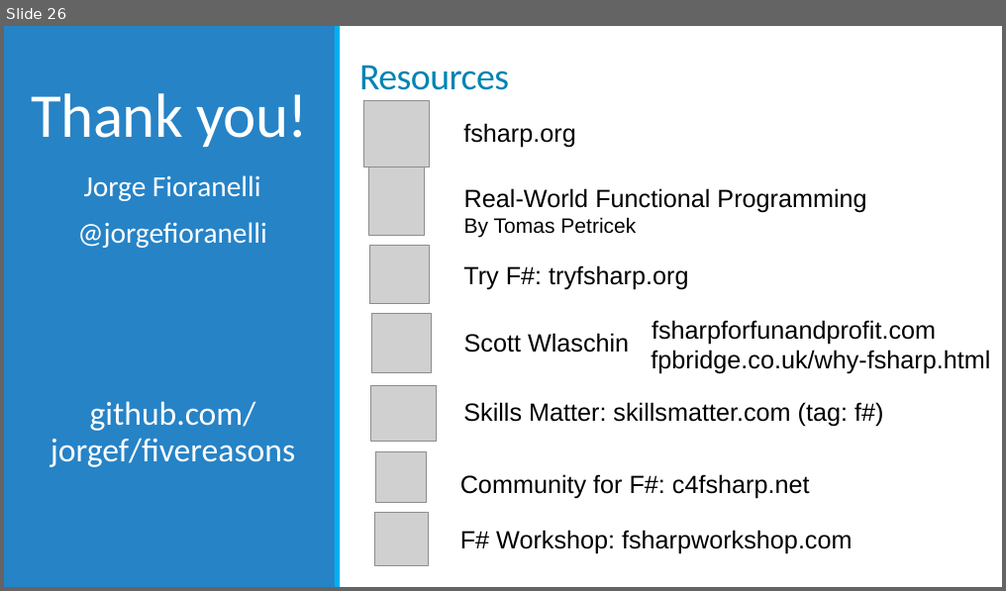
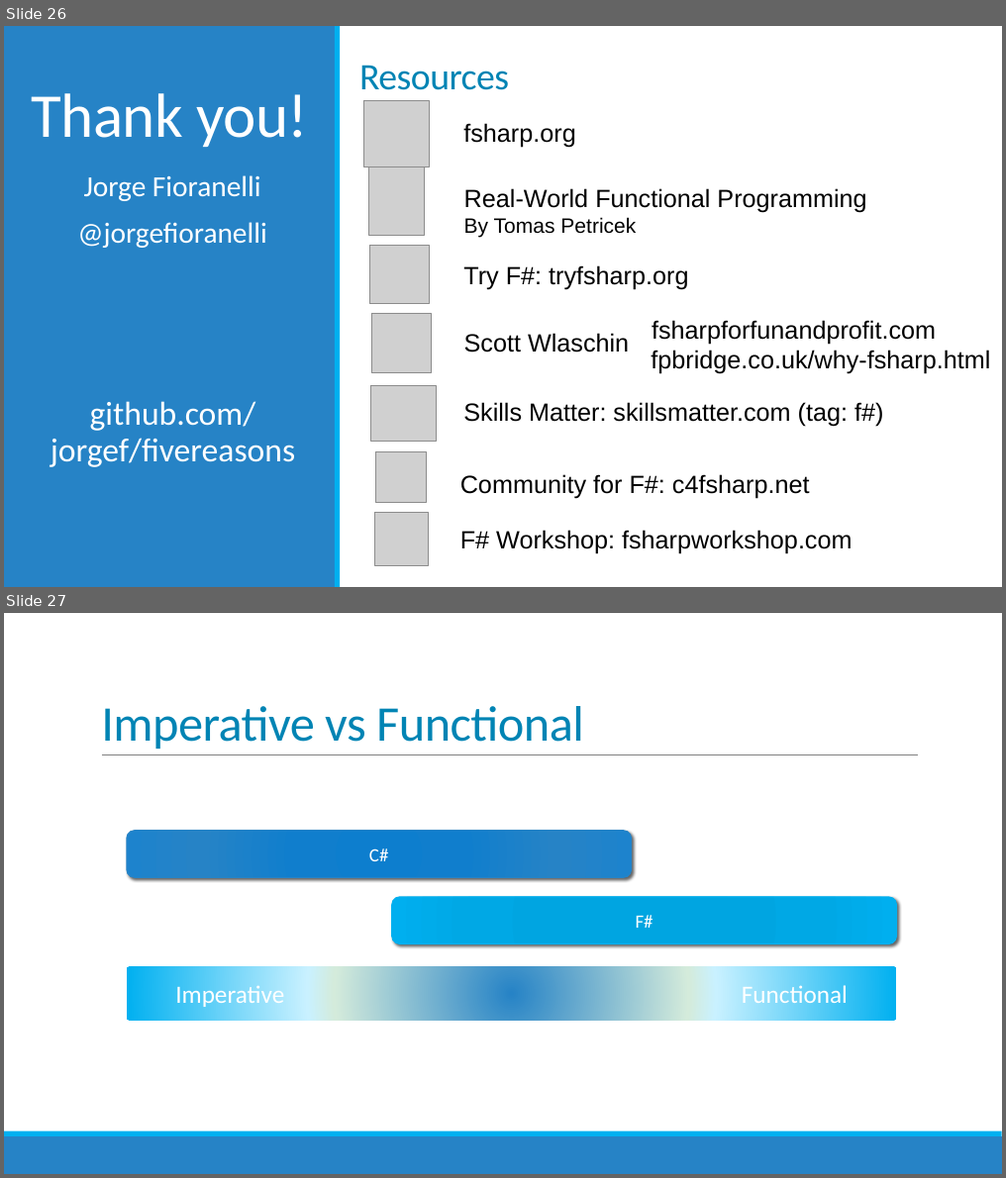
Before and after one commit to jorgef/fivereasons, a slide deck: FiveReasons.pptx. Shown one above the other, each under a label of ours: slide 26 before the commit, slides 26 and 27 after it. The pictures are 1006x591 and 1006x1178 pixels, drawn with LibreOffice and Linux fonts; fonts in the diff are those of the drawing; grey boxes stand for pictures. Boxes give left, top, right and bottom in pixels: in the first picture for what was removed or moved away, otherwise in the second. Text is boxed around its words. In the diff, an @@ line names an element or a change of style, - is before the commit and + after.

```diff
--- a/FiveReasons.pptx
+++ b/FiveReasons.pptx
@@ slide 27 added at bbox=[4, 613, 1002, 1174], background #FFFFFF @@
@@ title added at bbox=[101, 706, 584, 749], 48 pt, text #0084B4 @@
+Imperative vs Functional
@@ line added from (102, 756) to (918, 756), #808080 0.5 pt @@
@@ rounded rectangle added at bbox=[127, 831, 632, 878], fill gradient #0D7ECF to #117ECD to #2683C6 to #1E84CE, outline #2683C6 1 pt, 18 pt, text #FFFFFF @@
+C#
@@ rounded rectangle added at bbox=[392, 897, 896, 945], fill gradient #00A4E0 to #00A6E2 to #00A8E5 to #00B0F0, outline #00B0F0 1 pt, 18 pt, text #FFFFFF @@
+F#
@@ rectangle added at bbox=[127, 967, 897, 1020], fill gradient #2683C6 to #D4EBDB to #C9F1FF to #00B0F0, 24 pt, text #FFFFFF @@
+Imperative Functional
@@ rectangle added at bbox=[4, 1137, 1002, 1174], fill #2683C6 @@
@@ rectangle added at bbox=[4, 1132, 1002, 1137], fill #00B0F0 @@
```
Also in this commit, not shown: 1 slide changed, 1 other slide added.
